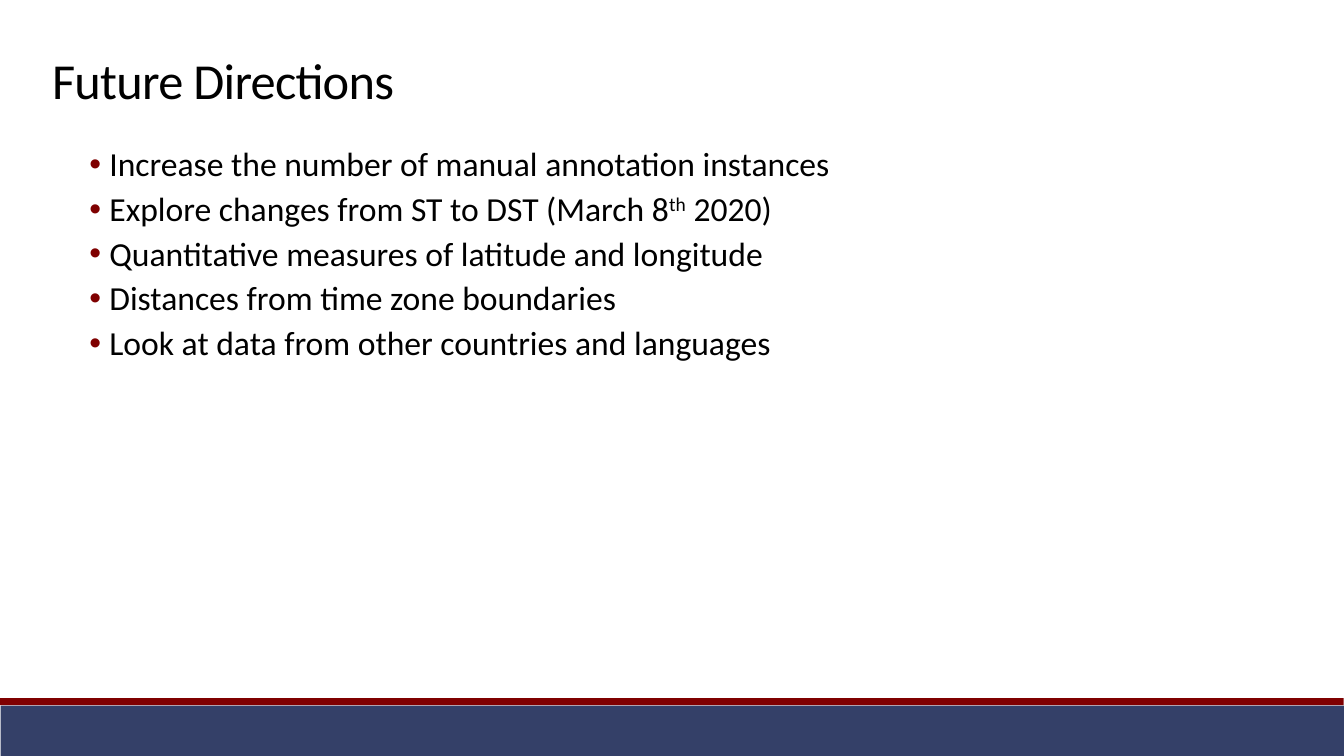
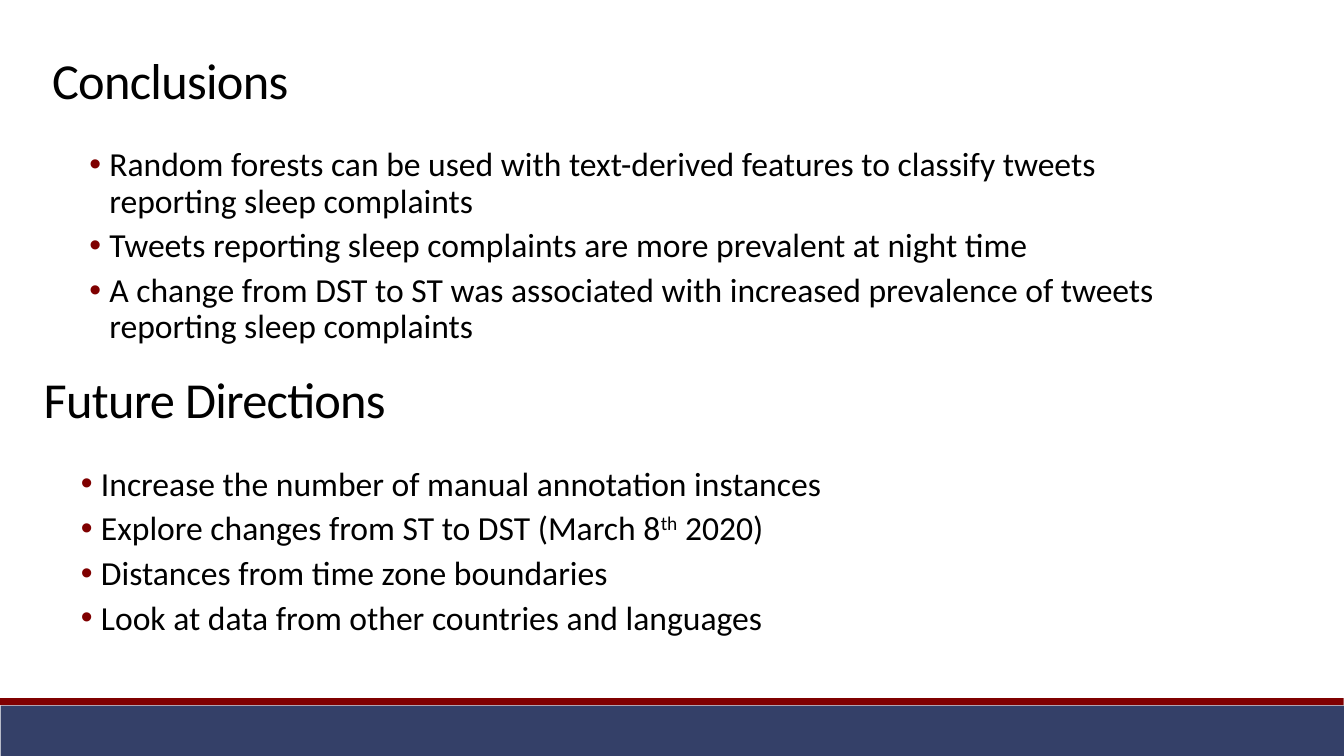
Before and after one commit to mazzottidr/BMIN503_Final_Project, a slide deck: slide 16 of FINAL_PROJECT_Mazzotti.pptx. Drawn at 1344x756 pixels with LibreOffice and Linux fonts; fonts in the diff are those of the drawing. Boxes give left, top, right and bottom in pixels: in the first picture for what was removed or moved away, otherwise in the second. Text is boxed around its words. In the diff, an @@ line names an element or a change of style, - is before the commit and + after.

Commit message:
Edited presentation

```diff
--- a/FINAL_PROJECT_Mazzotti.pptx
+++ b/FINAL_PROJECT_Mazzotti.pptx
@@ title at (52,64,288,100): text changed @@
-Future Directions
+Conclusions
@@ text added at (109,152,1154,344), 24 pt, text #000000 @@
+  • Random forests can be used with text-derived features to classify tweets reporting sleep complaints
+  • Tweets reporting sleep complaints are more prevalent at night time
+  • A change from DST to ST was associated with increased prevalence of tweets reporting sleep complaints
@@ text at (109,242,763,272): paragraph removed @@
-  • Quantitative measures of latitude and longitude
@@ text added at (44,383,386,419), 36 pt, text #000000 @@
+Future Directions
@@ text "Increase the number of manual ...": place and size @@
-text "Increase the number of manual ..." at (109,152,830,361)
+text "Increase the number of manual ..." at (101,472,821,636)
```
